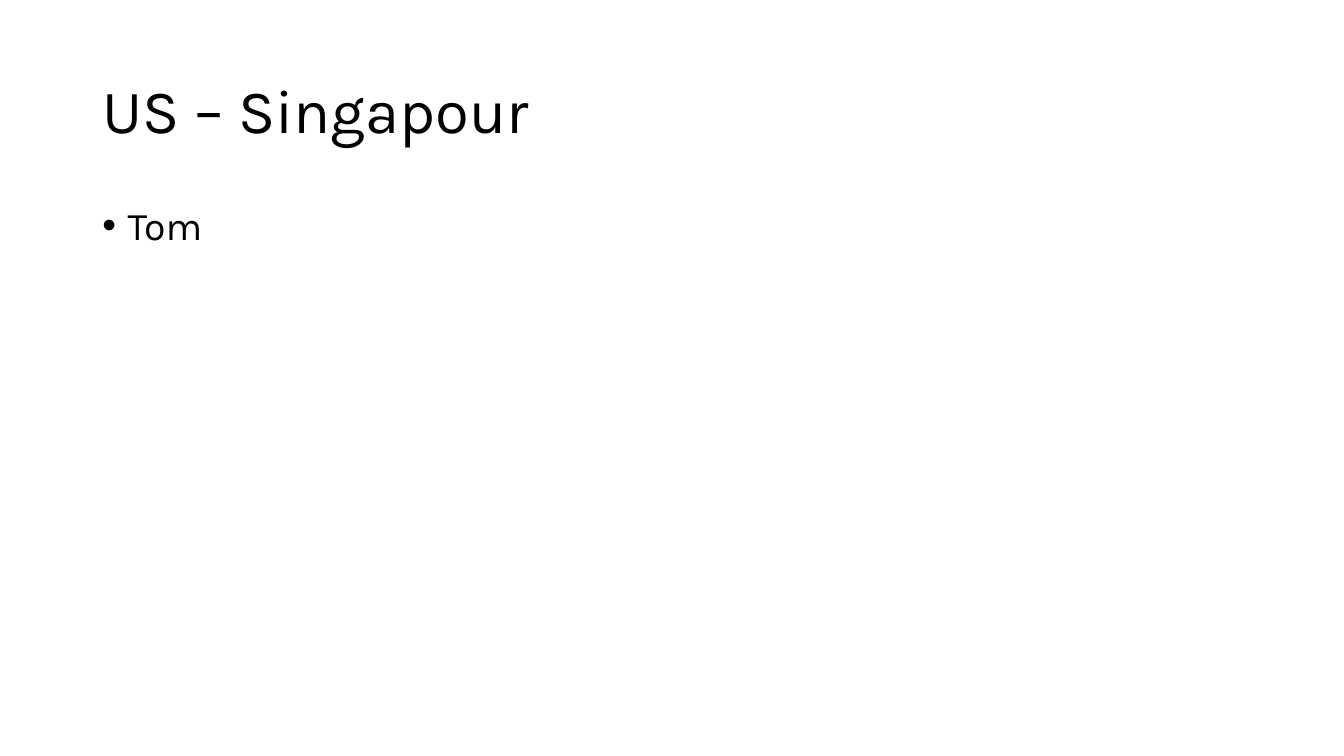
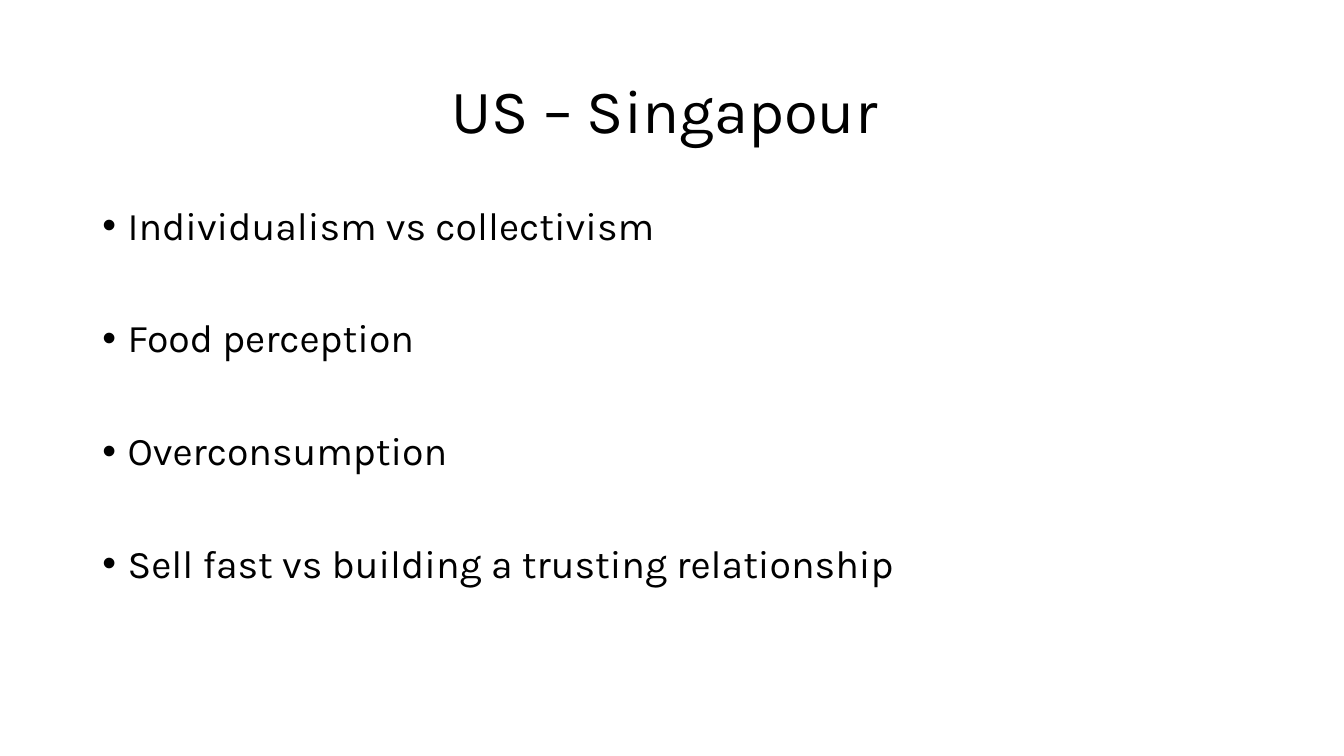
Before and after one commit to Scortail/AnglaisAd, a slide deck: slide 7 of slides.pptx. Drawn at 1344x756 pixels with LibreOffice and Linux fonts; fonts in the diff are those of the drawing. Boxes give left, top, right and bottom in pixels: in the first picture for what was removed or moved away, otherwise in the second. Text is boxed around its words. In the diff, an @@ line names an element or a change of style, - is before the commit and + after.

```diff
--- a/slides.pptx
+++ b/slides.pptx
@@ title "US – Singapour" at (x1=451, y1=90, x2=877, y2=148): alignment left to centre @@
@@ text at (x1=128, y1=213, x2=893, y2=588): text changed @@
-• Tom
+• Individualism vs collectivism
+• Food perception
+• Overconsumption
+• Sell fast vs building a trusting relationship
```
Also in this commit, not shown: 1 other slide changed.
